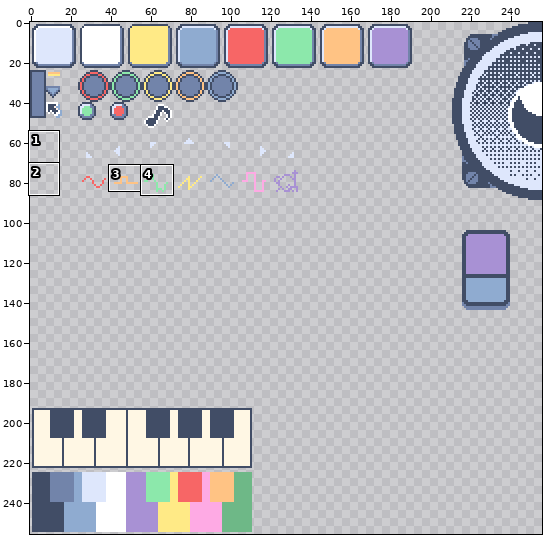
Two versions of one pixel-art file, tiny-cli/sprite-sheet.aseprite. The first picture is a wide view before the edit; the outline marks the close-up.
Close-up. Earlier state:
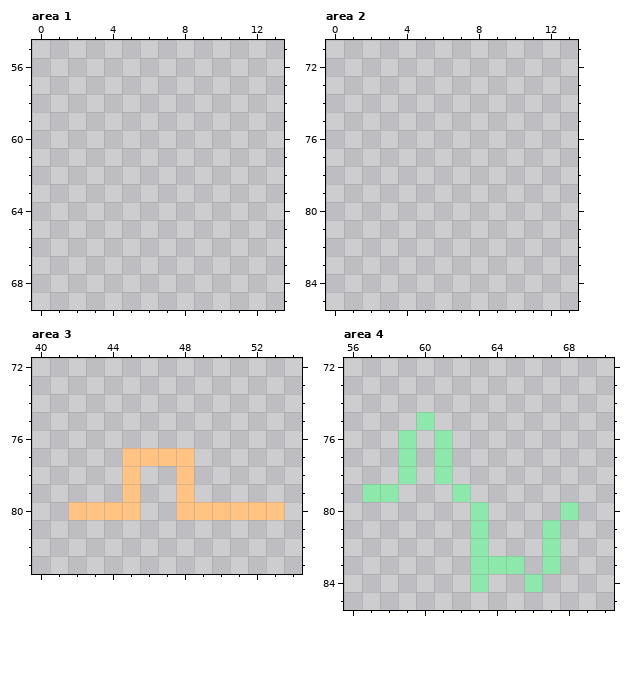
256x256 pixels, 1 frame. Shown: area 1: x 0..13, y 55..69; area 2: x 0..13, y 71..85; area 3: x 40..54, y 72..83; area 4: x 56..70, y 72..85. The commit also changed other parts of the picture, which this record leaves out.
And afterwards:
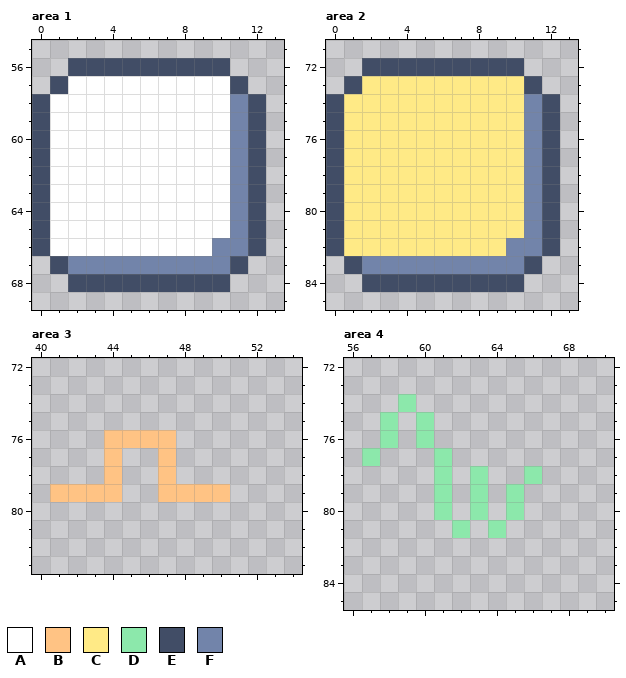
Palette (. is transparent): A #ffffff  B #ffc384  C #ffea86  D #8ce8ab  E #414d66  F #7284aa
Changes in this commit:
Area 1, layer "Layer 1 #2":
y 56: x 2..10 ......... -> EEEEEEEEE
y 57: x 1..11 ........... -> EAAAAAAAAAE
y 58..65: x 0..12 ............. -> EAAAAAAAAAAFE
y 66: x 0..12 ............. -> EAAAAAAAAAFFE
y 67: x 1..11 ........... -> EFFFFFFFFFE
y 68: x 2..10 ......... -> EEEEEEEEE
Area 2, layer "Layer 1 #2":
y 72: x 2..10 ......... -> EEEEEEEEE
y 73: x 1..11 ........... -> ECCCCCCCCCE
y 74..81: x 0..12 ............. -> ECCCCCCCCCCFE
y 82: x 0..12 ............. -> ECCCCCCCCCFFE
y 83: x 1..11 ........... -> EFFFFFFFFFE
y 84: x 2..10 ......... -> EEEEEEEEE
Area 3, layers "Layer 1 #2", "Layer 2":
y 76: x 44..47 .... -> BBBB
y 77: x 44..46 .BB -> B..; x 48 B -> .
y 78: x 44..45 .B -> B.; x 47..48 .B -> B.
y 79: x 41..45 ....B -> BBBB.; x 47 . -> B; x 49..50 .. -> BB
y 80: x 42..45 BBBB -> ....; x 48..53 BBBBBB -> ......
Area 4, layers "Layer 1 #2", "Layer 2":
y 74: x 59 . -> D
y 75: x 58 . -> D
y 76: x 58..61 .D.D -> D.D.
y 77: x 57 . -> D; x 59 D -> .
y 78: x 59 D -> .; x 63 . -> D; x 66 . -> D
y 79: x 57..58 DD -> ..; x 61..63 .D. -> D.D; x 65 . -> D
y 80: x 61 . -> D; x 65 . -> D; x 68 D -> .
y 81: x 62..64 .D. -> D.D; x 67 D -> .
y 82: x 63 D -> .; x 67 D -> .
y 83: x 63..65 DDD -> ...; x 67 D -> .
y 84: x 63 D -> .; x 66 D -> .
Changed places in both close-ups, as pixel boxes (x1, y1, x2, y2):
added: (32, 58, 266, 292)
added: (326, 58, 560, 292)
changed: (50, 430, 284, 520)
changed: (362, 394, 578, 592)
